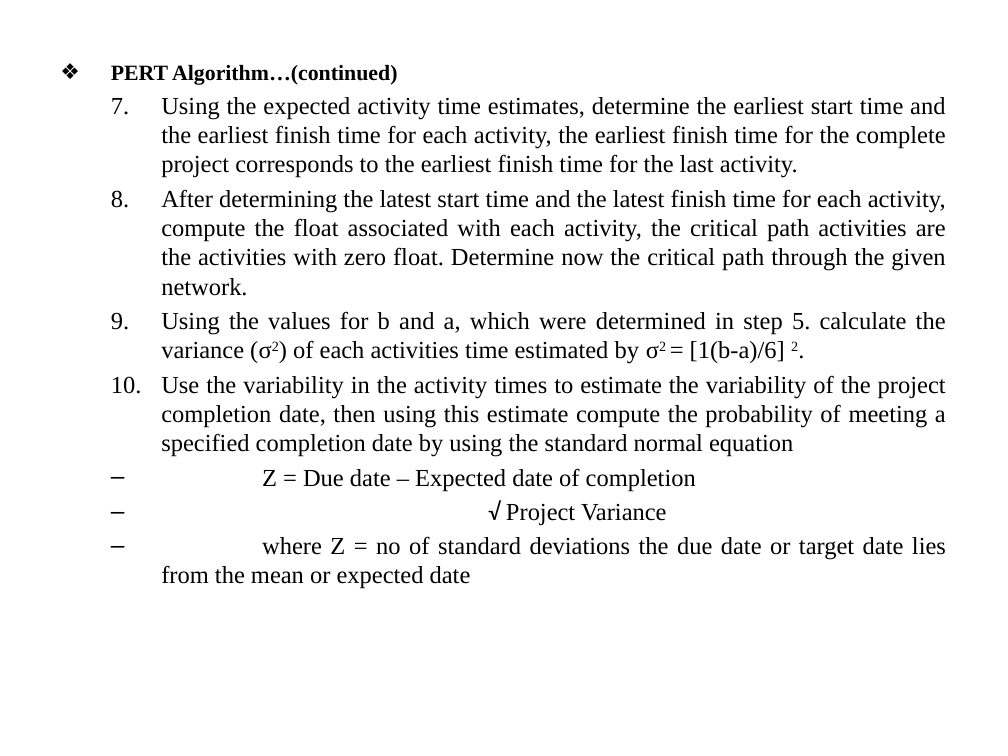
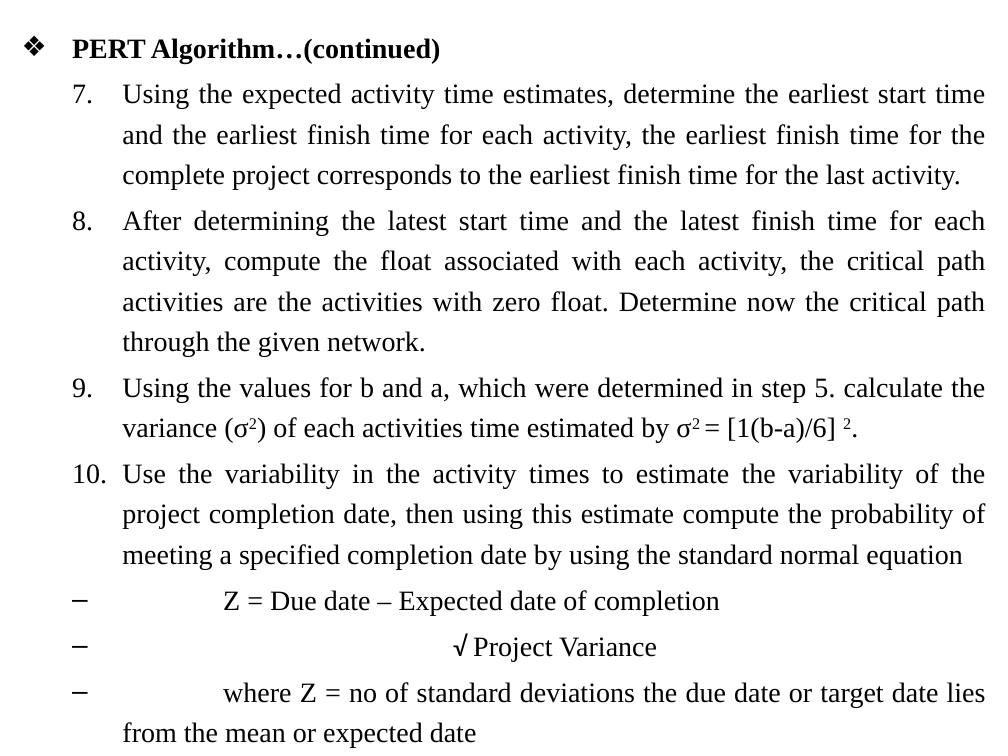
Before and after one commit to vk0810-k/College-B.Tech, a slide deck: slide 4 of Fourth Year/SEM VIII/IT Project Management - Prof. Asha Rawat/Ppt's/Unit 2.pptx. Drawn at 1008x756 pixels with LibreOffice and Linux fonts; fonts in the diff are those of the drawing. Boxes give left, top, right and bottom in pixels: in the first picture for what was removed or moved away, otherwise in the second. Text is boxed around its words. In the diff, an @@ line names an element or a change of style, - is before the commit and + after.

```diff
--- a/Fourth Year/SEM VIII/IT Project Management - Prof. Asha Rawat/Ppt's/Unit 2.pptx
+++ b/Fourth Year/SEM VIII/IT Project Management - Prof. Asha Rawat/Ppt's/Unit 2.pptx
@@ text "PERT Algorithm…(continued)": place and size @@
-text "PERT Algorithm…(continued)" at (111, 65, 946, 589)
+text "PERT Algorithm…(continued)" at (72, 38, 986, 747)
@@ text "PERT Algorithm…(continued)" at (72, 38, 986, 747): size 15.6 to 20 pt in "PERT Algorithm…(continued)"; size 17.5 to 20 pt; line spacing 0.8 to 1; less space between paragraphs; line spacing 1 to 1.2 @@
```
Also in this commit, not shown: 36 other slides changed, 9 slides added, 8 other files.
